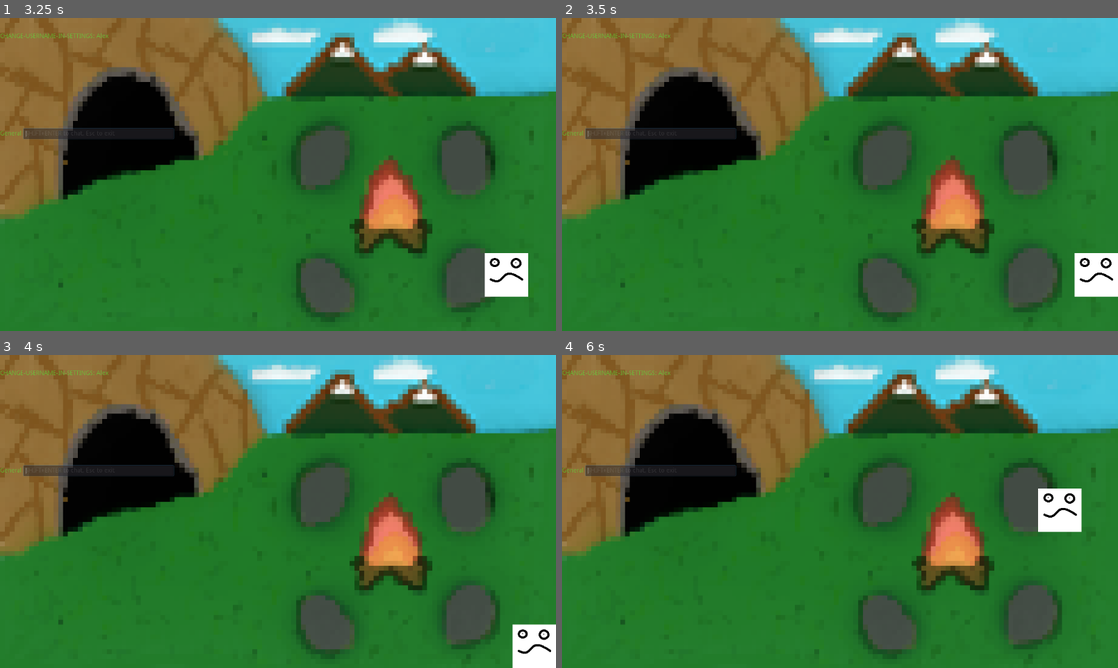
Above: before the commit, frames 1-4 (two rows, left to right).
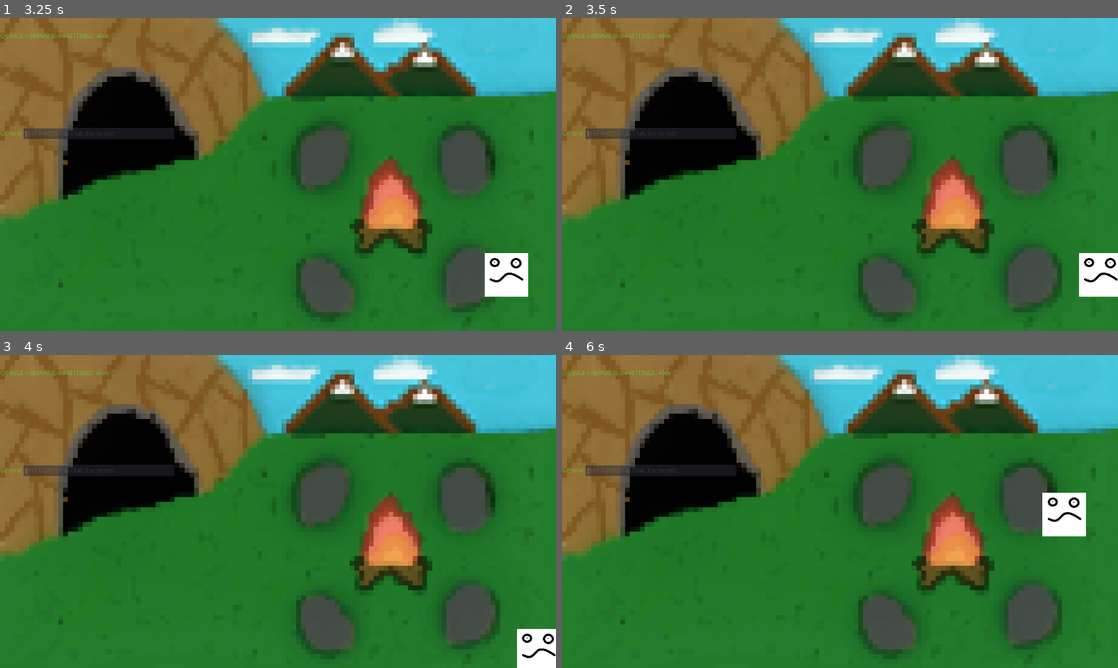
Above: after the commit, the same moments.

Repository: rwyndrum4/MENDAX
Game: Godot game, scene res://Scenes/mainMenu/mainMenu.tscn
Same seed, same stepped clock (60 frames per second), same inputs: the game is played once before the commit and once after it.
Inputs (mouse positions are in pixels of both pictures, inside the frame that each line leads up to):
- Up to frame 1 (3.25 s): click (105, 124) at 0.52 s; type "Alex" at 0.6 s; click "Start" at 1.25 s; click (100, 133) at 2.02 s; type "Alex" at 2.1 s; tap Enter (ui_accept) at 2.75, 3.02 s; hold Right (ui_right) from 2.78 s (still down)
- Up to frame 2 (3.5 s): keep holding Right (ui_right)
- Up to frame 3 (4 s): release Right (ui_right) at 3.53 s; hold Down (ui_down) from 3.53 s (still down); tap Enter (ui_accept) at 3.77 s
- Up to frame 4 (6 s): tap Enter (ui_accept) at 4.25, 5, 5.27 s; release Down (ui_down) at 4.28 s; hold Right (ui_right) 4.28-5.03 s; hold Up (ui_up) 5.03-5.78 s; hold Left (ui_left) from 5.78 s (still down)

Frame 1 is identical in both runs. In frame 2, 0.3% of the frame differs, in the area x 92-100%, y 75-90%; in frame 3, 0.5%; in frame 4, 0.7%, in the area x 85-95%, y 42-58%.

Commit message:
Minor fixes
Reduce player hitbox, correct misplaced tile

Diff:
--- a/game/Scenes/player/player.tscn
+++ b/game/Scenes/player/player.tscn
@@ -4,6 +4,7 @@
 [ext_resource path="res://Scenes/player/playerScript.gd" type="Script" id=2]
 
 [sub_resource type="RectangleShape2D" id=1]
+extents = Vector2( 8, 8.04541 )
 
 [node name="KinematicBody2D" type="KinematicBody2D"]
 collision_layer = 3
@@ -13,5 +14,6 @@
 texture = ExtResource( 1 )
 
 [node name="playerHitbox" type="CollisionShape2D" parent="."]
+position = Vector2( 0, -1.19209e-06 )
 scale = Vector2( 5, 4.97178 )
 shape = SubResource( 1 )
--- a/game/Scenes/startArea/worldMap.tscn
+++ b/game/Scenes/startArea/worldMap.tscn
@@ -2012,9 +2012,9 @@
 
 [node name="Wall3x3_2" type="GridContainer" parent="."]
 margin_left = -2016.0
-margin_top = 2570.0
+margin_top = 2568.0
 margin_right = -1152.0
-margin_bottom = 3434.0
+margin_bottom = 3432.0
 custom_constants/vseparation = 0
 custom_constants/hseparation = 0
 columns = 3
